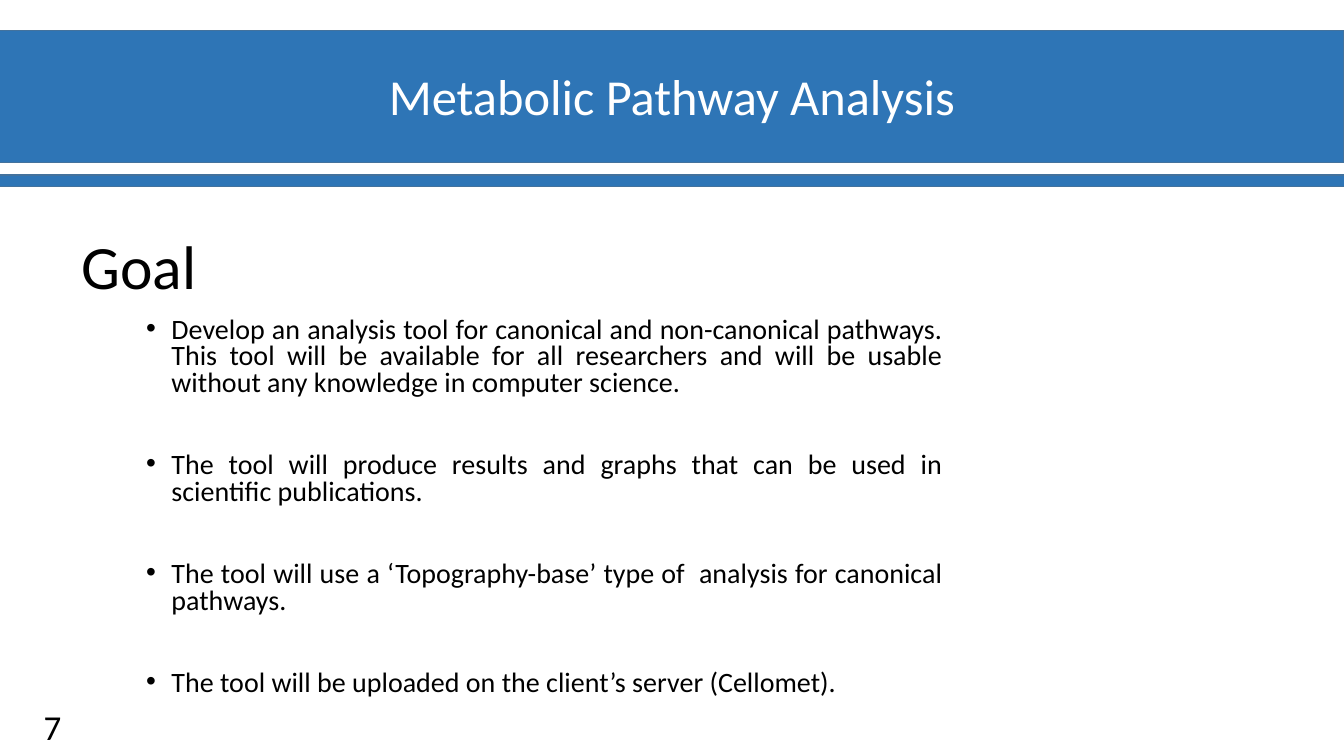
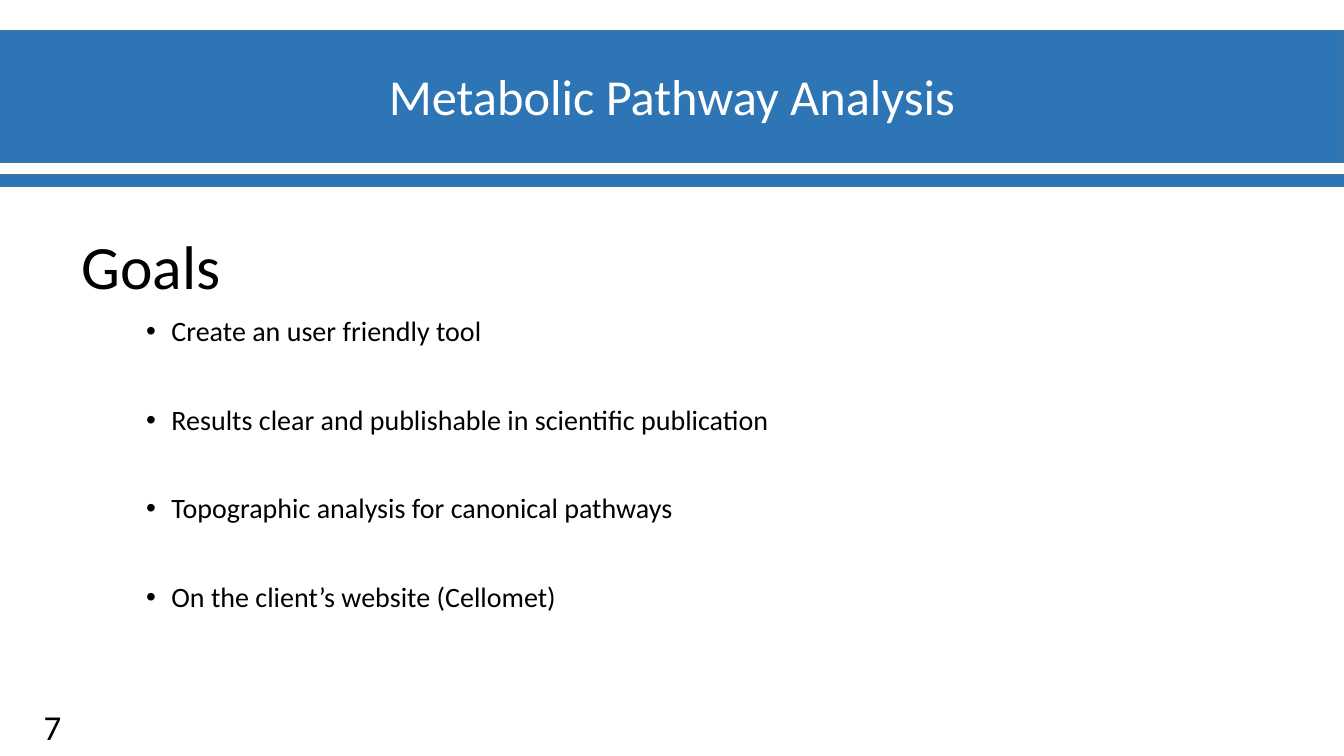
Before and after one commit to materrien/Projet-INSERM, a slide deck: slide 8 of Diapos_Suivit_projet.pptx. Drawn at 1344x756 pixels with LibreOffice and Linux fonts; fonts in the diff are those of the drawing; background and template pictures are left out. Boxes give left, top, right and bottom in pixels: in the first picture for what was removed or moved away, otherwise in the second. Text is boxed around its words. In the diff, an @@ line names an element or a change of style, - is before the commit and + after.

```diff
--- a/Diapos_Suivit_projet.pptx
+++ b/Diapos_Suivit_projet.pptx
@@ text at [81, 246, 220, 290]: text changed @@
-Goal
+Goals
@@ text at [171, 321, 768, 611]: text changed @@
-• Develop an analysis tool for canonical and non-canonical pathways. This tool will be available for all researchers and will be usable without any knowledge in computer science.
-• The tool will produce results and graphs that can be used in scientific publications.
-• The tool will use a ‘Topography-base’ type of analysis for canonical pathways.
-• The tool will be uploaded on the client’s server (Cellomet).
+• Create an user friendly tool
+• Results clear and publishable in scientific publication
+• Topographic analysis for canonical pathways
+• On the client’s website (Cellomet)
```
Also in this commit, not shown: 3 other slides changed, 3 slides added, 3 slides removed.
